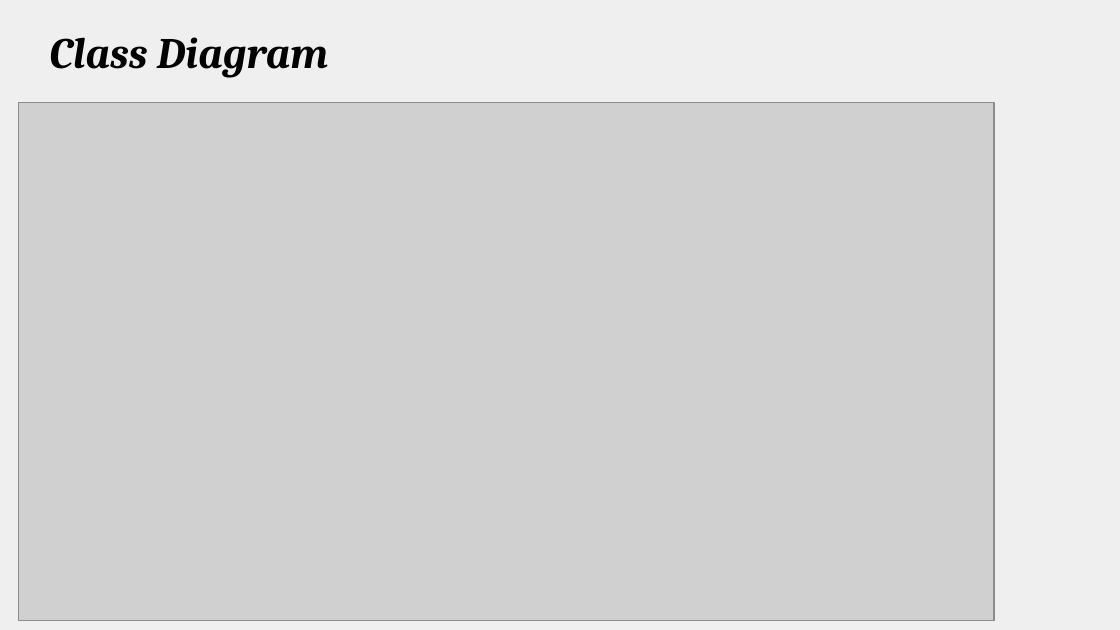
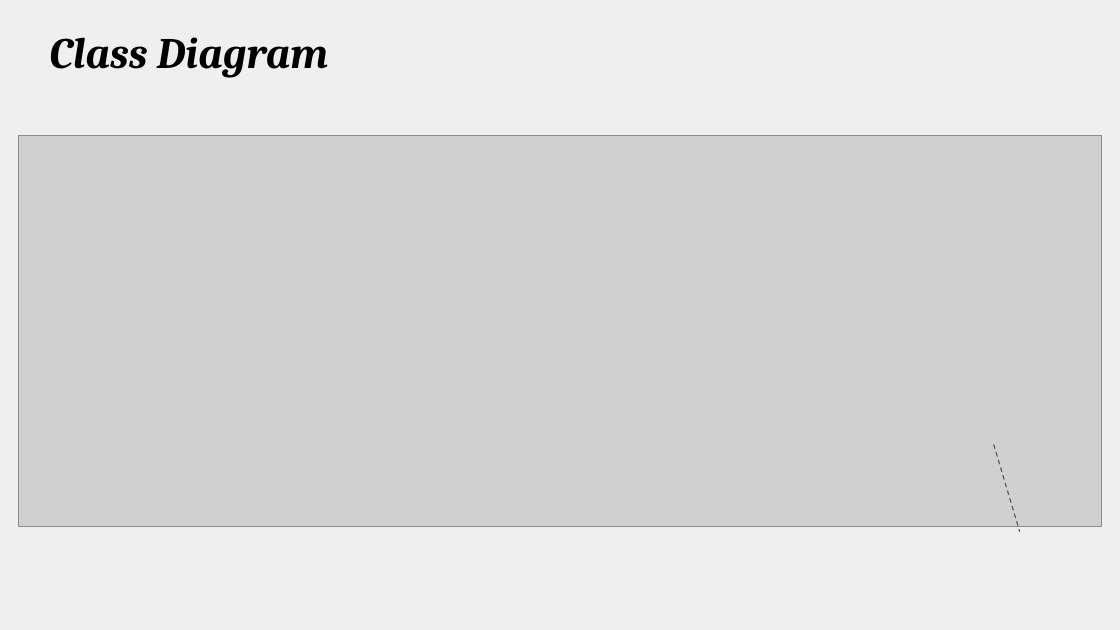
Before and after one commit to amgunden/cs414-f17-301-chessire-coders, a slide deck: slide 10 of documentation/P3 Presentation.pptx (slide 11 before the commit). Drawn at 1120x630 pixels with LibreOffice and Linux fonts; fonts in the diff are those of the drawing; grey boxes stand for pictures. Boxes give left, top, right and bottom in pixels: in the first picture for what was removed or moved away, otherwise in the second. Text is boxed around its words. In the diff, an @@ line names an element or a change of style, - is before the commit and + after.

```diff
--- a/documentation/P3 Presentation.pptx
+++ b/documentation/P3 Presentation.pptx
@@ picture resized from (x1=19, y1=103, x2=995, y2=620) to (x1=19, y1=136, x2=1102, y2=526) @@
@@ line added from (993, 445) to (1019, 532), #595959 0.75 pt dashed @@
```
Also in this commit, not shown: 5 other slides changed, 3 slides added, 1 other file.
